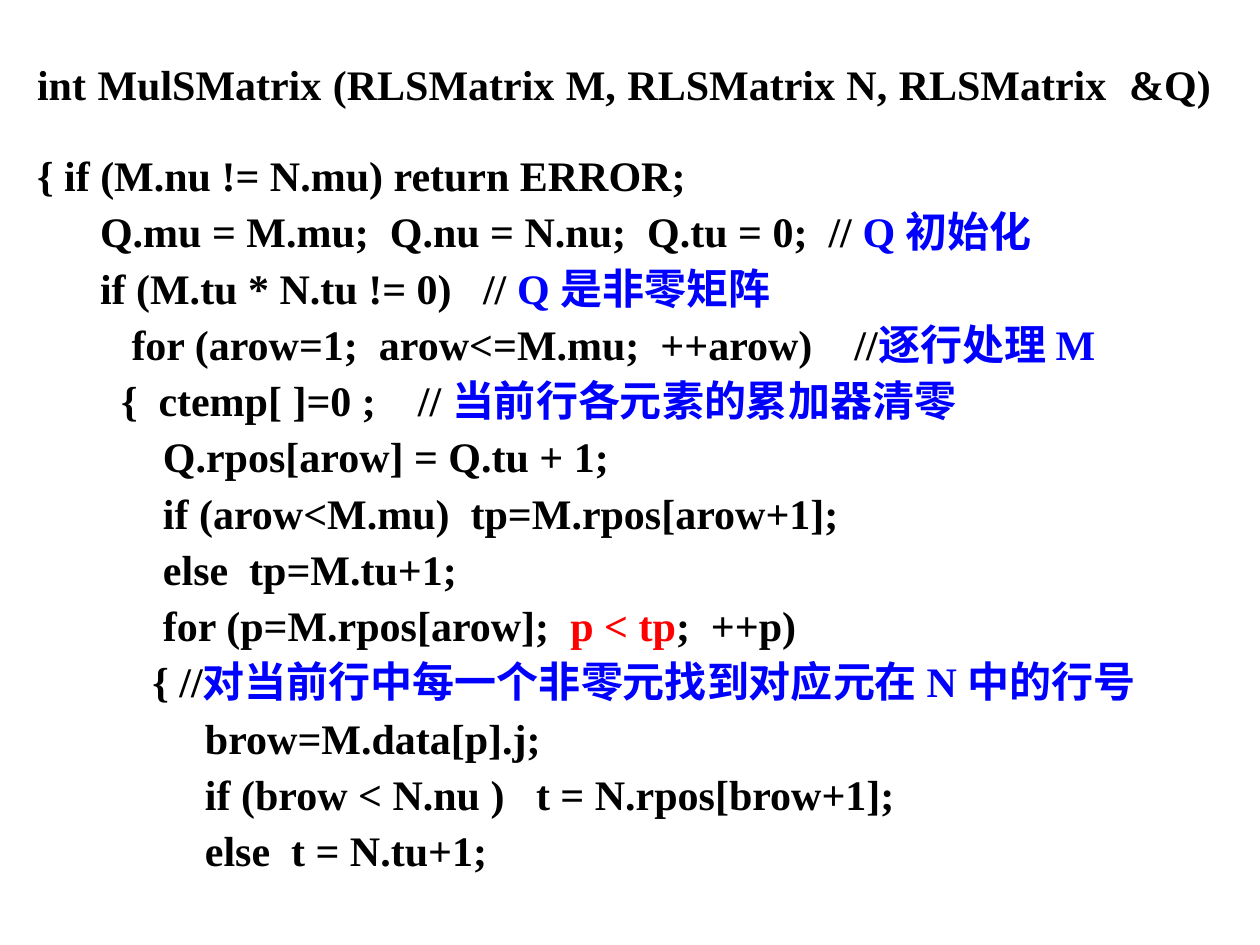
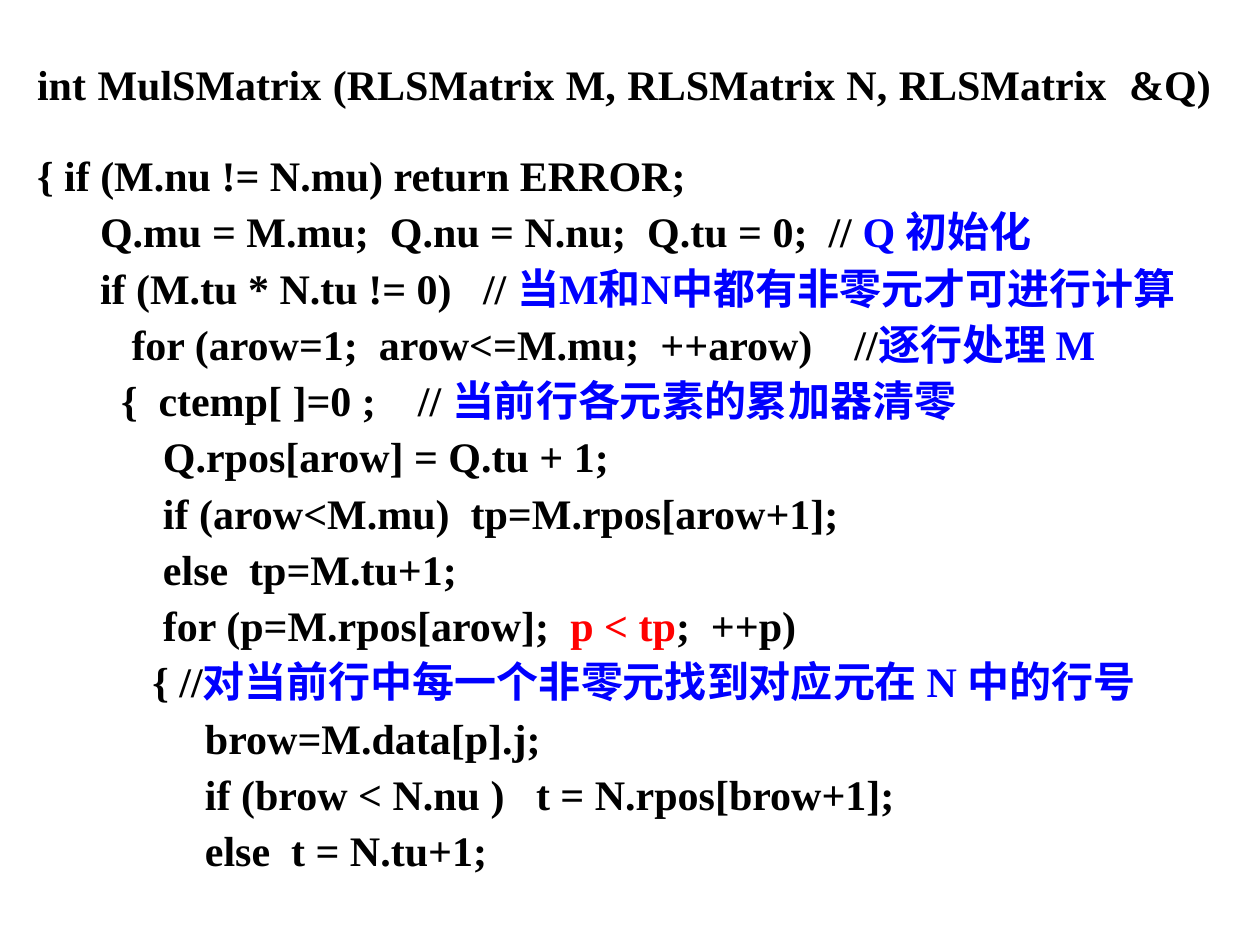
Before and after one commit to Gempittance/Data_Structur_Build, a slide deck: slide 45 of 数据结构PPT/ds5.pptx. Drawn at 1260x945 pixels with LibreOffice and Linux fonts; fonts in the diff are those of the drawing; background and template pictures are left out. Boxes give left, top, right and bottom in pixels: in the first picture for what was removed or moved away, otherwise in the second. Text is boxed around its words. In the diff, an @@ line names an element or a change of style, - is before the commit and + after.

```diff
--- a/数据结构PPT/ds5.pptx
+++ b/数据结构PPT/ds5.pptx
@@ text at [100,268,1175,313]: text changed @@
-if (M.tu * N.tu != 0) // Q 是非零矩阵
+if (M.tu * N.tu != 0) // 当M和N中都有非零元才可进行计算
```
Also in this commit, not shown: 1 other slide changed, 1 slide added, 3 other files.
